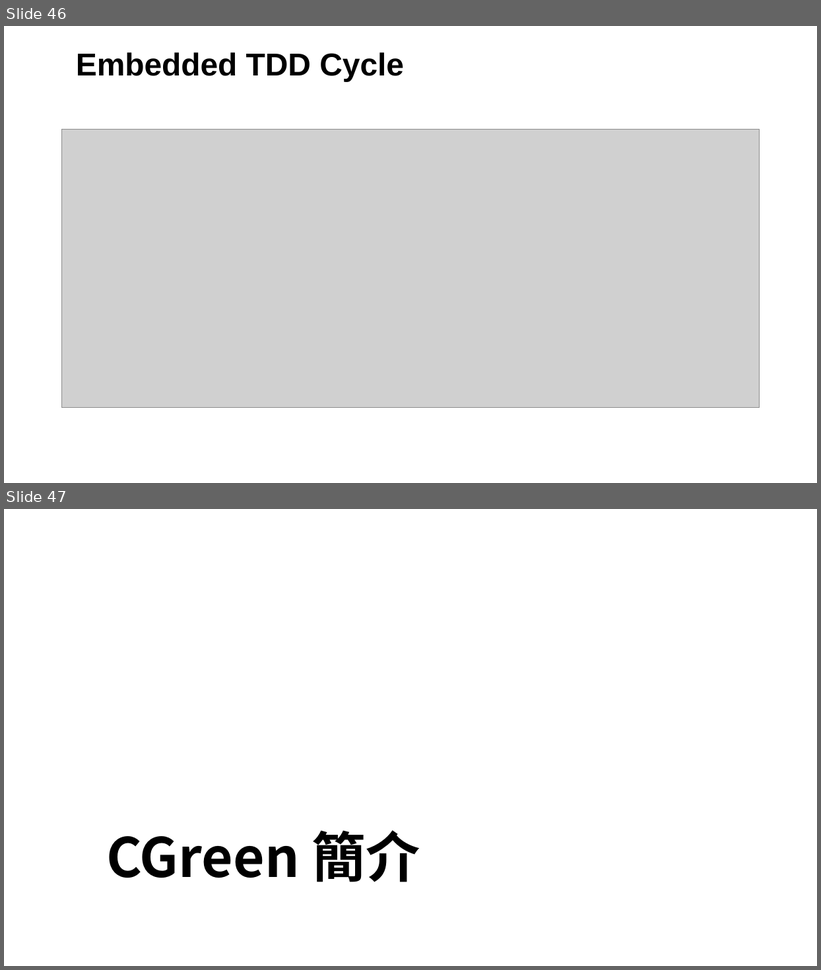
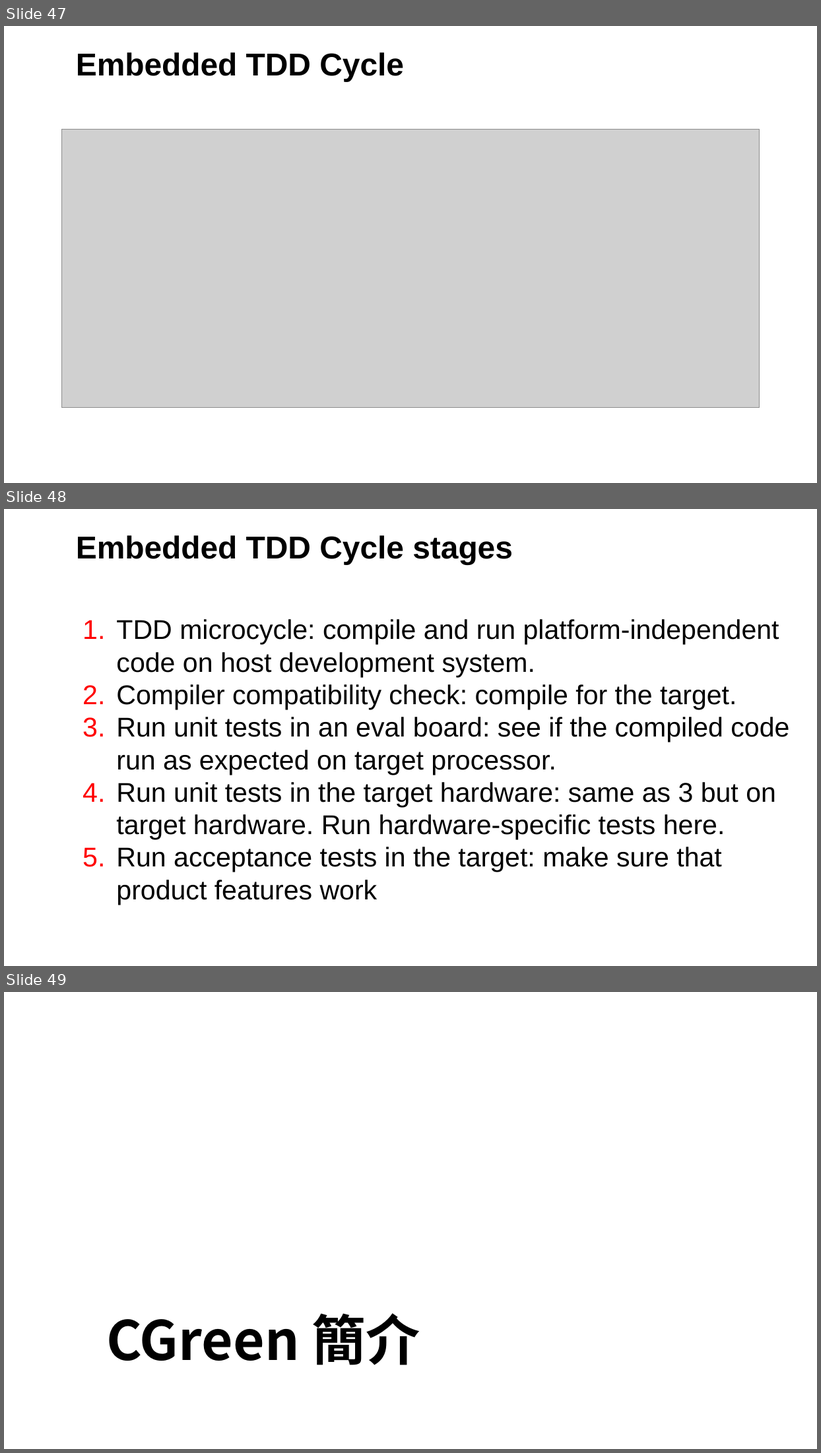
Before and after one commit to middlehuang/portal, a slide deck: CGreen TestDouble ETDD OOC DP ver 0.5.pptx. Shown one above the other, each under a label of ours: slides 46 and 47 before the commit, slides 47, 48 and 49 after it. The pictures are 821x970 and 821x1453 pixels, drawn with LibreOffice and Linux fonts; fonts in the diff are those of the drawing; grey boxes stand for pictures; background and template pictures are left out. Boxes give left, top, right and bottom in pixels: in the first picture for what was removed or moved away, otherwise in the second. Text is boxed around its words. In the diff, an @@ line names an element or a change of style, - is before the commit and + after.

```diff
--- a/CGreen TestDouble ETDD OOC DP ver 0.5.pptx
+++ b/CGreen TestDouble ETDD OOC DP ver 0.5.pptx
@@ slide 48 added at [4, 509, 817, 966], background #FFFFFF @@
@@ title added at [76, 535, 513, 564], 28 pt, text #000000, bold @@
+Embedded TDD Cycle stages
@@ text added at [116, 619, 789, 905], 24 pt, text #000000 @@
+1. TDD microcycle: compile and run platform-independent code on host development system.
+2. Compiler compatibility check: compile for the target.
+3. Run unit tests in an eval board: see if the compiled code run as expected on target processor.
+4. Run unit tests in the target hardware: same as 3 but on target hardware. Run hardware-specific tests here.
+5. Run acceptance tests in the target: make sure that product features work
@@ what was slide 46 is now slide 47 @@
@@ what was slide 47 is now slide 49 @@
```
Also in this commit, not shown: 11 slides changed, 1 other slide added.
